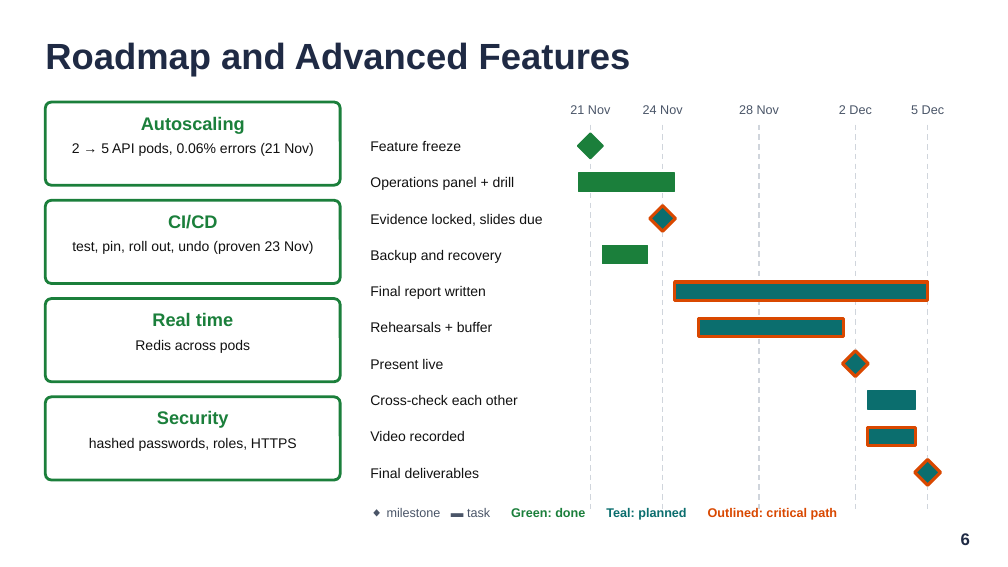
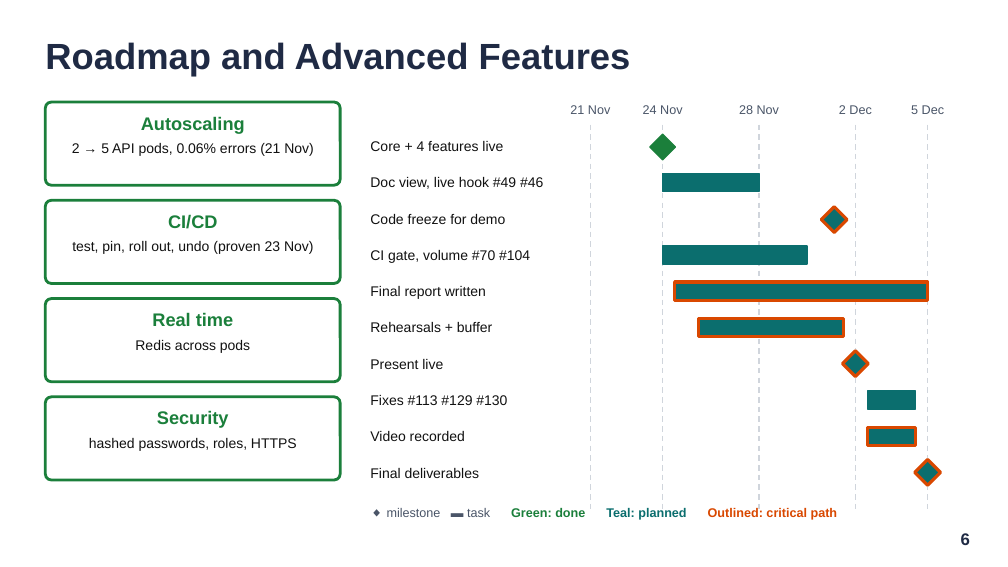
Before and after one commit to Jyotiraditya7/contentcollab, a slide deck: slide 6 of docs/presentation/ContentCollab_Team22_Presentation.pptx. Drawn at 1008x567 pixels with LibreOffice and Linux fonts; fonts in the diff are those of the drawing. Boxes give left, top, right and bottom in pixels: in the first picture for what was removed or moved away, otherwise in the second. Text is boxed around its words. In the diff, an @@ line names an element or a change of style, - is before the commit and + after.

```diff
--- a/docs/presentation/ContentCollab_Team22_Presentation.pptx
+++ b/docs/presentation/ContentCollab_Team22_Presentation.pptx
@@ text at <box>370,141,503,151</box>: text changed @@
-Feature freeze
+Core + 4 features live
@@ diamond: place and size @@
-diamond at <box>578,133,604,159</box>
+diamond at <box>650,134,675,159</box>
@@ text at <box>370,177,543,189</box>: text changed @@
-Operations panel + drill
+Doc view, live hook #49 #46
@@ rectangle: place and size @@
-rectangle at <box>579,173,675,192</box>
+rectangle at <box>662,173,759,192</box>
@@ rectangle at <box>662,173,759,192</box>: fill #1B7F3B to #0B6E6E; outline #1B7F3B 1 pt to #0B6E6E 1 pt @@
@@ diamond: place and size @@
-diamond at <box>650,206,676,232</box>
+diamond at <box>822,207,847,232</box>
@@ text at <box>370,214,505,224</box>: text changed @@
-Evidence locked, slides due
+Code freeze for demo
@@ text at <box>370,250,530,263</box>: text changed @@
-Backup and recovery
+CI gate, volume #70 #104
@@ rectangle at <box>662,246,806,264</box>: fill #1B7F3B to #0B6E6E; outline #1B7F3B 1 pt to #0B6E6E 1 pt @@
@@ rectangle: place and size @@
-rectangle at <box>603,246,648,264</box>
+rectangle at <box>662,246,806,264</box>
@@ text at <box>370,395,507,405</box>: text changed @@
-Cross-check each other
+Fixes #113 #129 #130
```
